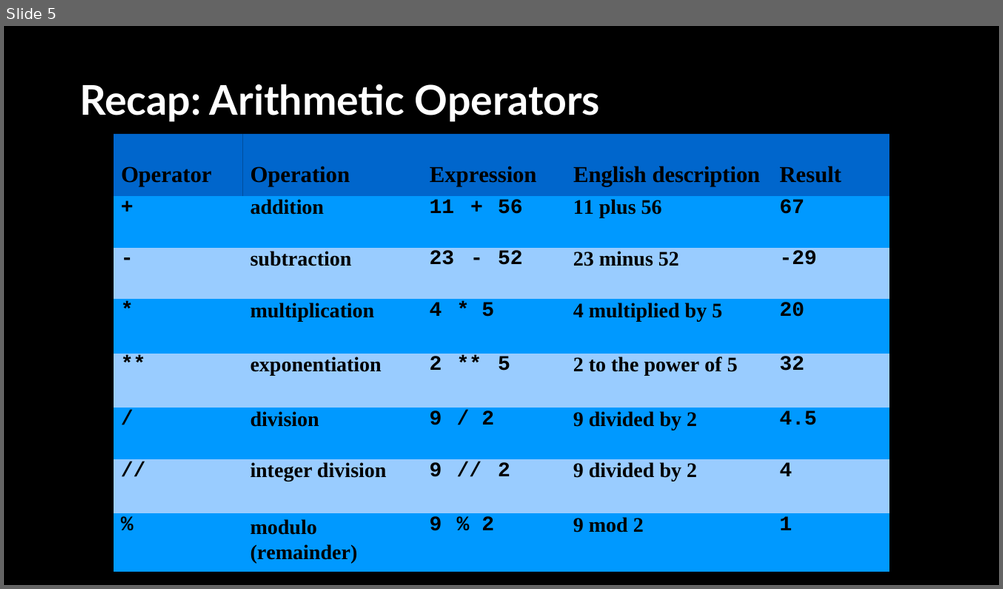
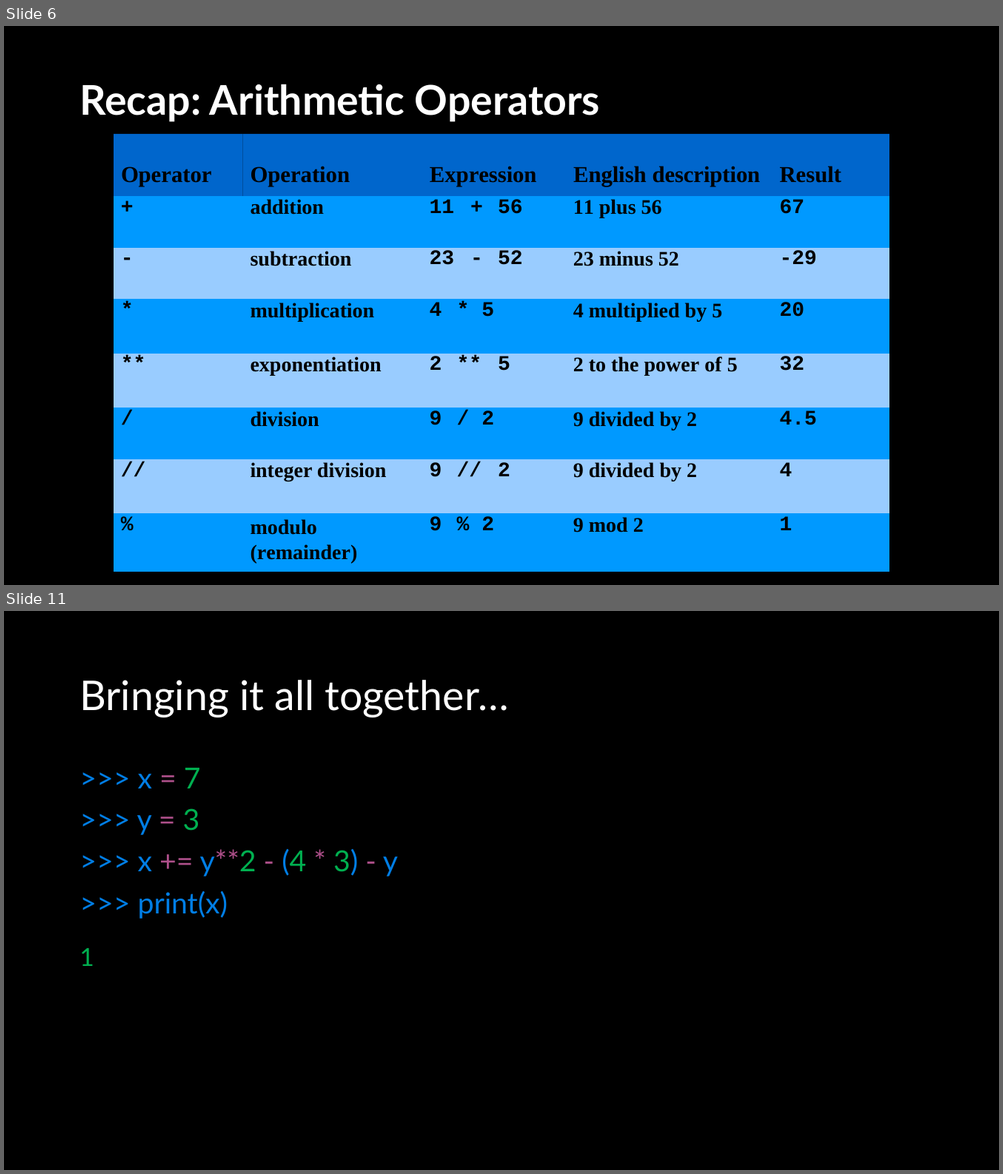
Before and after one commit to APS106/APS106-winter-2022-material, a slide deck: lectures/week1/lecture3/slides/week1_lecture3.pptx. Shown one above the other, each under a label of ours: slide 5 before the commit, slides 6 and 11 after it; the slides between them are not shown. The pictures are 1003x589 and 1003x1174 pixels, drawn with LibreOffice and Linux fonts; fonts in the diff are those of the drawing; background and template pictures are left out. Boxes give left, top, right and bottom in pixels: in the first picture for what was removed or moved away, otherwise in the second. Text is boxed around its words. In the diff, an @@ line names an element or a change of style, - is before the commit and + after.

```diff
--- a/lectures/week1/lecture3/slides/week1_lecture3.pptx
+++ b/lectures/week1/lecture3/slides/week1_lecture3.pptx
@@ slide 11 added at bbox=[4, 611, 999, 1170], background picture (left out) @@
@@ title added at bbox=[79, 680, 508, 718], 39.6 pt, text #FFFFFF @@
+Bringing it all together…
@@ text added at bbox=[137, 768, 398, 919], 28 pt, text #017EE5 @@
+>>> x = 7
+>>> y = 3
+>>> x += y**2 - (4 * 3) - y
+>>> print(x)
@@ text added at bbox=[79, 948, 94, 966], 24 pt, text #00B050 @@
+1
@@ what was slide 5 is now slide 6 @@
```
Also in this commit, not shown: 5 slides changed, 5 other slides added, 1 slide removed, 13 other files.
